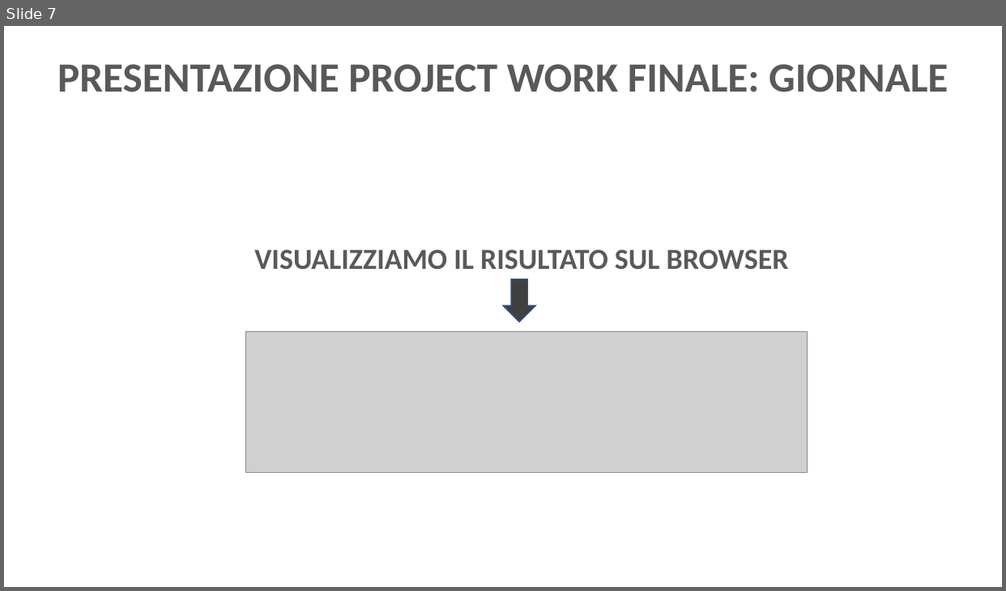
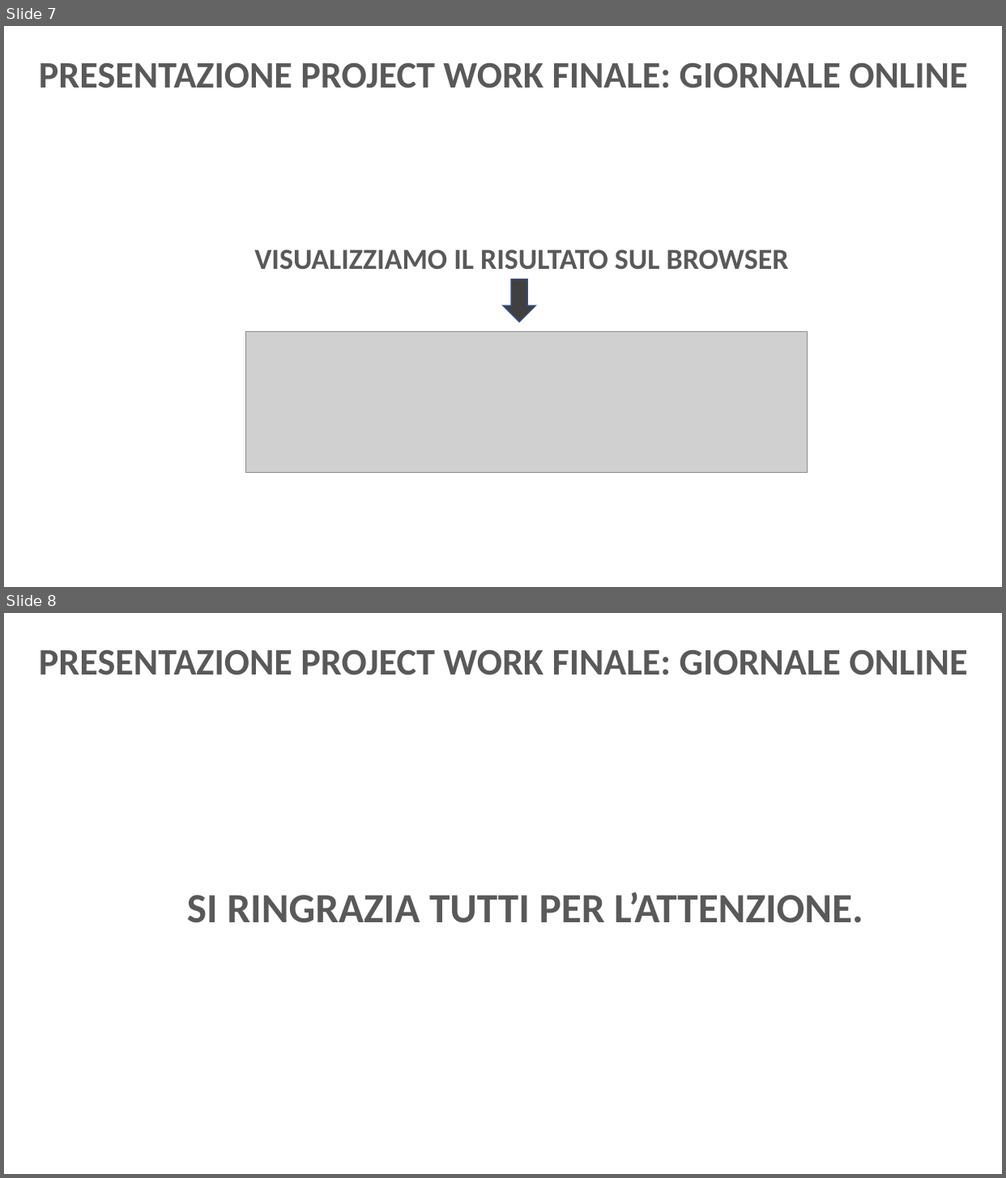
Before and after one commit to nDr3K/GiornaleOnlinePW, a slide deck: Presentazione Project Giornale.pptx. Shown one above the other, each under a label of ours: slide 7 before the commit, slides 7 and 8 after it. The pictures are 1006x591 and 1006x1178 pixels, drawn with LibreOffice and Linux fonts; fonts in the diff are those of the drawing; grey boxes stand for pictures; background and template pictures are left out. Boxes give left, top, right and bottom in pixels: in the first picture for what was removed or moved away, otherwise in the second. Text is boxed around its words. In the diff, an @@ line names an element or a change of style, - is before the commit and + after.

```diff
--- a/Presentazione Project Giornale.pptx
+++ b/Presentazione Project Giornale.pptx
@@ slide 8 added at <box>4,613,1002,1174</box>, background picture (left out) @@
@@ text added at <box>39,649,967,675</box>, 36 pt, text #595959, bold @@
+PRESENTAZIONE PROJECT WORK FINALE: GIORNALE ONLINE
@@ text added at <box>187,892,863,923</box>, 40 pt, text #595959, bold @@
+SI RINGRAZIA TUTTI PER L’ATTENZIONE.
@@ slide 7 changed as well @@
@@ text at <box>39,62,967,88</box>: text changed; size 40 to 36 pt @@
-PRESENTAZIONE PROJECT WORK FINALE: GIORNALE
+PRESENTAZIONE PROJECT WORK FINALE: GIORNALE ONLINE
```
Also in this commit, not shown: 6 other slides changed.
